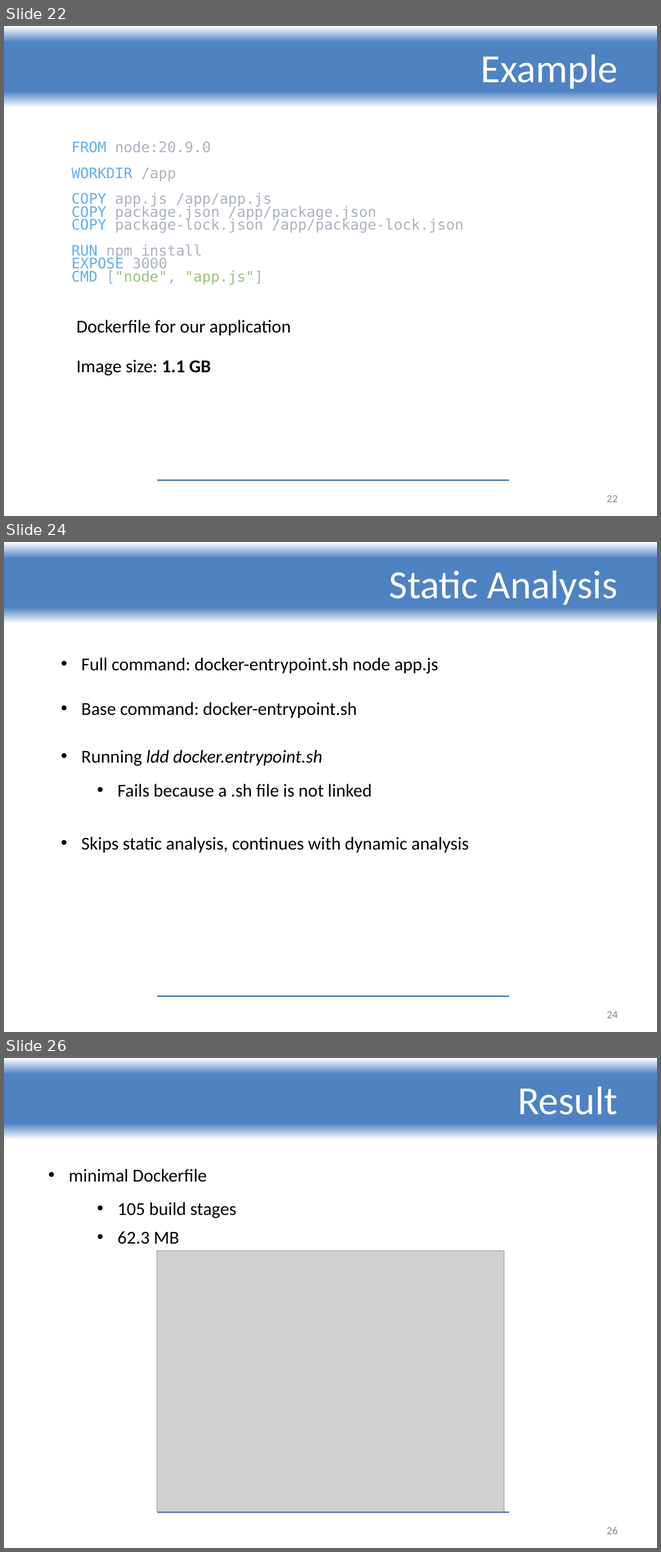
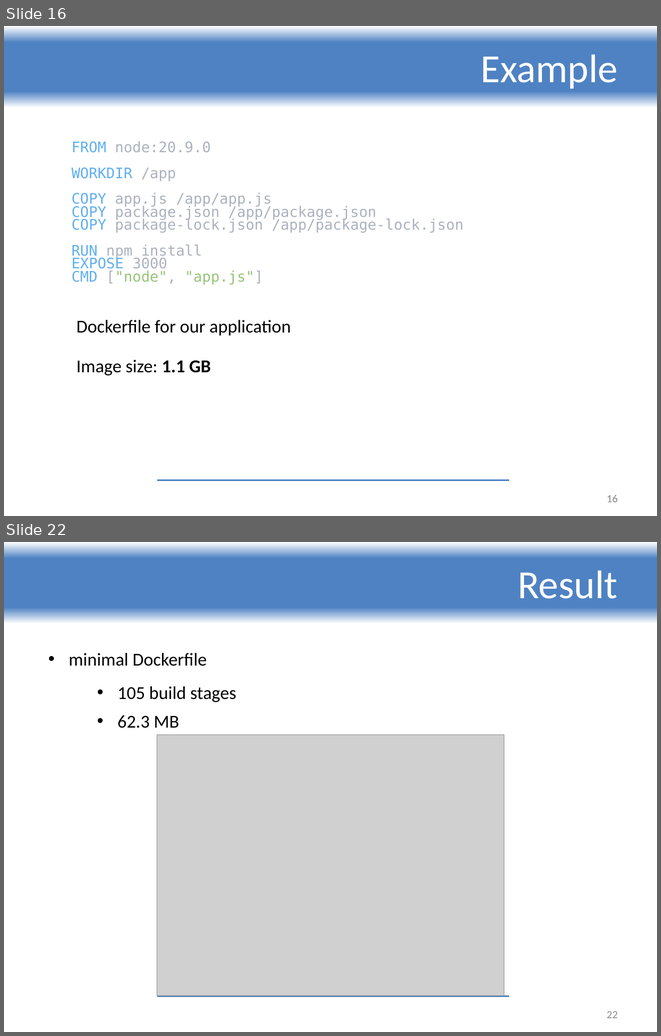
Before and after one commit to ReGeLePuMa/diploma, a slide deck: thesis/Diploma 2024-2025 - PETREA Andrei.pptx. Shown one above the other, each under a label of ours: slides 22, 24 and 26 before the commit, slides 16 and 22 after it; the slides between them are not shown. The pictures are 661x1552 and 661x1036 pixels, drawn with LibreOffice and Linux fonts; fonts in the diff are those of the drawing; grey boxes stand for pictures; background and template pictures are left out. Boxes give left, top, right and bottom in pixels: in the first picture for what was removed or moved away, otherwise in the second. Text is boxed around its words. In the diff, an @@ line names an element or a change of style, - is before the commit and + after.

```diff
--- a/thesis/Diploma 2024-2025 - PETREA Andrei.pptx
+++ b/thesis/Diploma 2024-2025 - PETREA Andrei.pptx
@@ slide 24 removed at (4, 542, 657, 1032), background #FFFFFF; not listed: 2 template elements that a slide beside it also shows @@
@@ title removed at (389, 570, 618, 605) @@
-Static Analysis
@@ text removed at (81, 658, 439, 673) @@
-• Full command: docker-entrypoint.sh node app.js
@@ text removed at (81, 702, 356, 718) @@
-• Base command: docker-entrypoint.sh
@@ text removed at (81, 750, 323, 766) @@
-• Running ldd docker.entrypoint.sh
@@ text removed at (117, 784, 372, 797) @@
-• Fails because a .sh file is not linked
@@ text removed at (81, 837, 469, 853) @@
-• Skips static analysis, continues with dynamic analysis
@@ page number removed at (607, 1011, 618, 1018) @@
-24
@@ what was slide 22 is now slide 16 @@
@@ page number at (607, 495, 618, 502): text changed @@
-22
+16
@@ what was slide 26 is now slide 22 @@
@@ page number at (607, 1011, 618, 1018): text changed @@
-26
+22
```
Also in this commit, not shown: 5 slides changed, 4 other slides removed.
